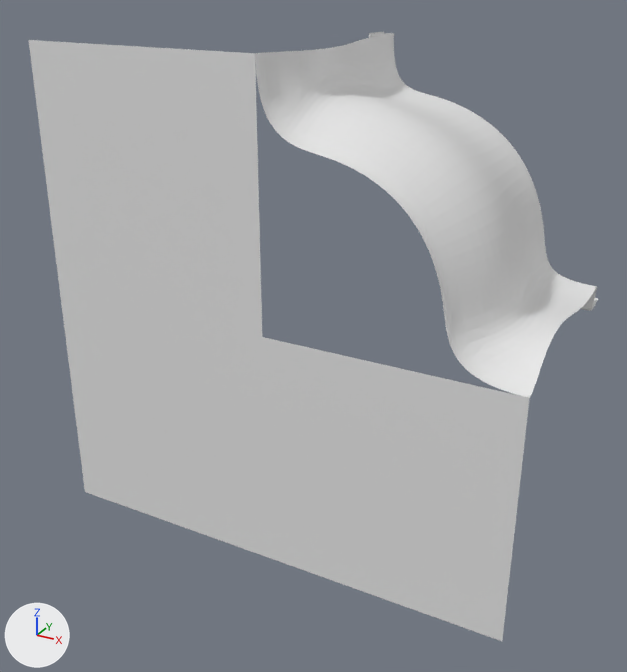
The OBJ model data/bmc/bmc_tiles/t_248.obj, before and after one commit.
The view is the same before and after, from a 50 mm lens placed at (0.791, -1.243, 0.646), pointed at (-0.006, 0.207, -0.079). Lighting does not change. The marker at lower left points along +X, +Y and +Z. Where no turn or scale is listed for an object, it has been applied to the vertices.

The scene before the commit, as lines of its bpy script (objects in view):
```python
me_t_248 = bpy.data.meshes.new('t_248')
me_t_248.from_pydata(...)  # 2748 vertices, 5296 faces; spans x -0.5..0.5, y 0.0..0.5, z -0.5..0.5
ob_t_248 = bpy.data.objects.new('t_248', me_t_248)
ob_t_248.location = (0.0, 0.0, 0.0)
```
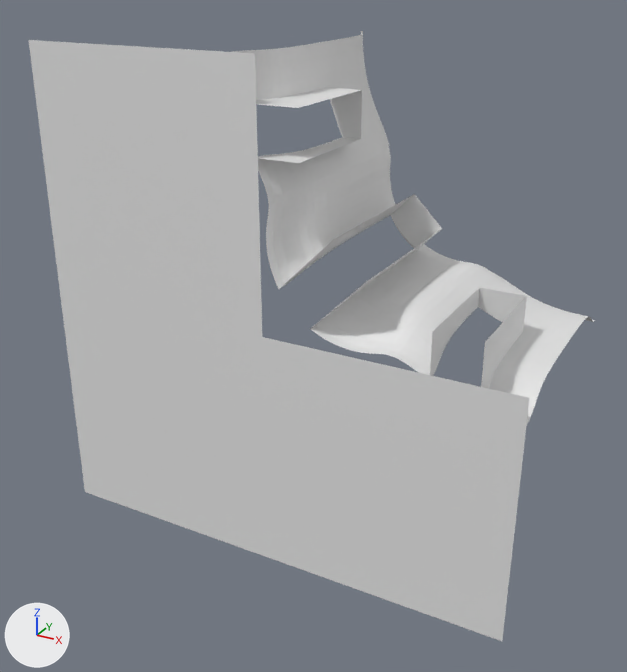
Diff of the bpy script that builds the scene:
```diff
--- a/data/bmc/bmc_tiles/t_248.obj.py
+++ b/data/bmc/bmc_tiles/t_248.obj.py
@@ me_t_248 @@
 # used by ob_t_248; location = (0.0, 0.0, 0.0)
-me_t_248.from_pydata(...)  # 2748 vertices, 5296 faces; spans x -0.5..0.5, y 0.0..0.5, z -0.5..0.5
+me_t_248.from_pydata(...)  # 923 vertices, 1683 faces; spans x -0.5..0.5, y 0.0..0.5, z -0.5..0.5
+# me_t_248 part 1: a new loose piece of 915 vertices spanning x -0.051..0.5, y 0.0..0.5, z -0.051..0.5
+# me_t_248 part 2: 2740 vertices removed from x -0.008..0.5, y 0.0..0.5, z -0.008..0.5
```

Location of each change, (x1, y1, x2, y2) in pixels of the pictures (627 x 672 px):
't_248', reshaped: before (29, 31, 598, 641); after (29, 31, 595, 641)
part 1 of me_t_248, added: after (231, 31, 595, 424)
part 2 of me_t_248, deleted: before (255, 31, 598, 398)
